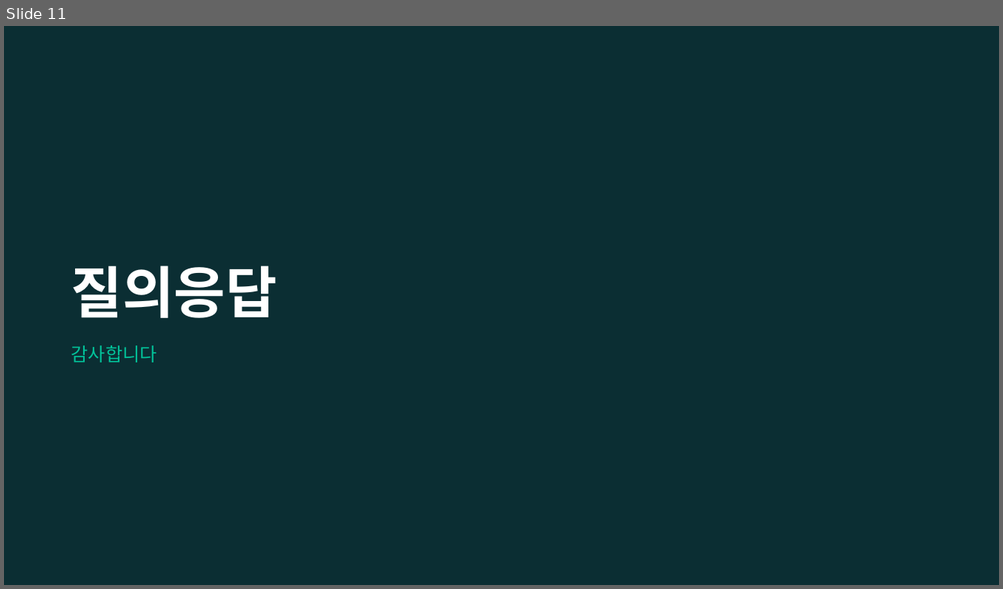
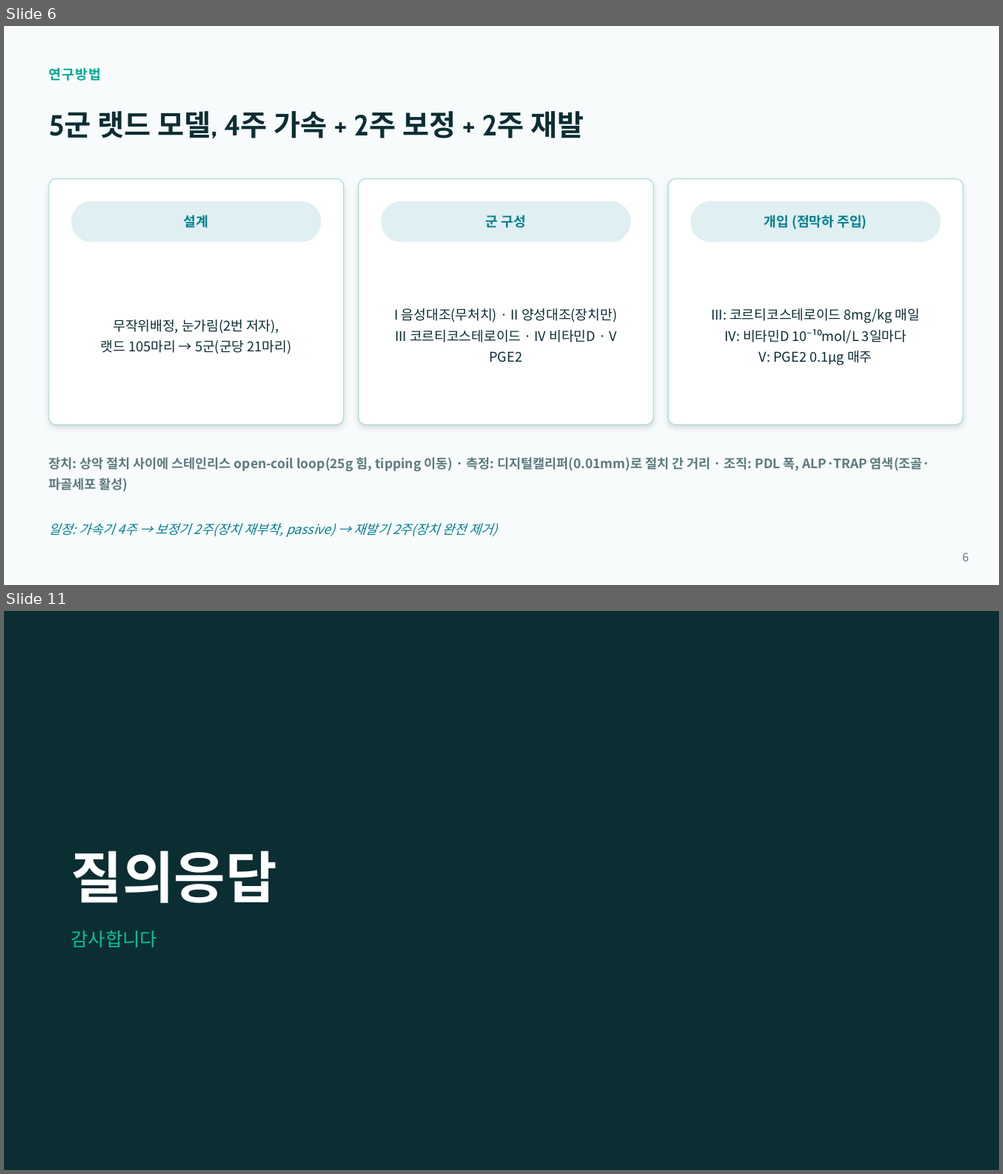
Before and after one commit to yojokem/-, a slide deck: 치과약리학실험2-논문발표/치과약리학실험2_논문발표.pptx. Shown one above the other, each under a label of ours: slide 11 before the commit, slides 6 and 11 after it; the slides between them are not shown. The pictures are 1003x589 and 1003x1174 pixels, drawn with LibreOffice and Linux fonts; fonts in the diff are those of the drawing. Boxes give left, top, right and bottom in pixels: in the first picture for what was removed or moved away, otherwise in the second. Text is boxed around its words. In the diff, an @@ line names an element or a change of style, - is before the commit and + after.

```diff
--- a/치과약리학실험2-논문발표/치과약리학실험2_논문발표.pptx
+++ b/치과약리학실험2-논문발표/치과약리학실험2_논문발표.pptx
@@ slide 6 added at [4, 26, 999, 585], background #F7FBFB @@
@@ text added at [48, 67, 101, 81], 13 pt, text #00A896, bold @@
+연구방법
@@ text added at [48, 111, 583, 138], 28 pt, text #0B2E33, bold @@
+5군 랫드 모델, 4주 가속 + 2주 보정 + 2주 재발
@@ rounded rectangle added at [48, 179, 344, 425], fill #FFFFFF, outline #00A896 1 pt @@
@@ rounded rectangle added at [358, 179, 653, 425], fill #FFFFFF, outline #00A896 1 pt @@
@@ rounded rectangle added at [668, 179, 963, 425], fill #FFFFFF, outline #00A896 1 pt @@
@@ rounded rectangle added at [71, 201, 321, 242], fill #028090 at 12% opacity @@
@@ rounded rectangle added at [381, 201, 631, 242], fill #028090 at 12% opacity @@
@@ rounded rectangle added at [691, 201, 940, 242], fill #028090 at 12% opacity @@
@@ text added at [184, 215, 208, 228], 13 pt, text #028090, bold @@
+설계
@@ text added at [486, 215, 526, 228], 13 pt, text #028090, bold @@
+군 구성
@@ text added at [764, 215, 866, 230], 13 pt, text #028090, bold @@
+개입 (점막하 주입)
@@ text added at [395, 309, 617, 362], 13 pt, text #0B2E33 @@
+I 음성대조(무처치) · II 양성대조(장치만)
+III 코르티코스테로이드 · IV 비타민D · V PGE2
@@ text added at [711, 309, 919, 366], 13 pt, text #0B2E33 @@
+III: 코르티코스테로이드 8mg/kg 매일
+IV: 비타민D 10⁻¹⁰mol/L 3일마다
+V: PGE2 0.1μg 매주
@@ text added at [101, 320, 292, 355], 13 pt, text #0B2E33 @@
+무작위배정, 눈가림(2번 저자),
+랫드 105마리 → 5군(군당 21마리)
@@ text added at [48, 457, 930, 492], 12.5 pt, text #5B7A7E, bold @@
+장치: 상악 절치 사이에 스테인리스 open-coil loop(25g 힘, tipping 이동) · 측정: 디지털캘리퍼(0.01mm)로 절치 간 거리 · 조직: PDL 폭, ALP·TRAP 염색(조골·파골세포 활성)
@@ text added at [48, 523, 498, 537], 12.5 pt, text #028090, italic @@
+일정: 가속기 4주 → 보정기 2주(장치 재부착, passive) → 재발기 2주(장치 완전 제거)
@@ text added at [962, 553, 969, 562], 11 pt, text #5B7A7E @@
+6
```
Also in this commit, not shown: 5 slides changed, 4 other slides added, 5 slides removed, 1 other file.
